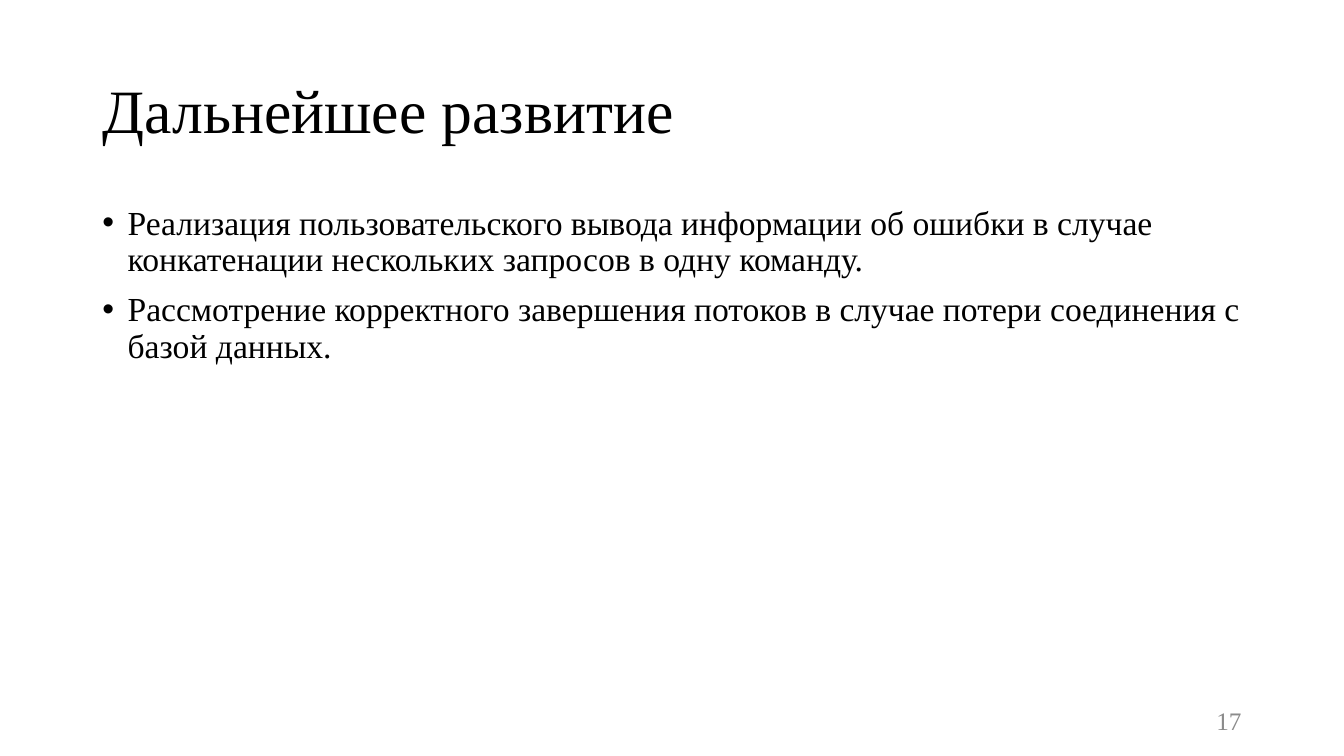
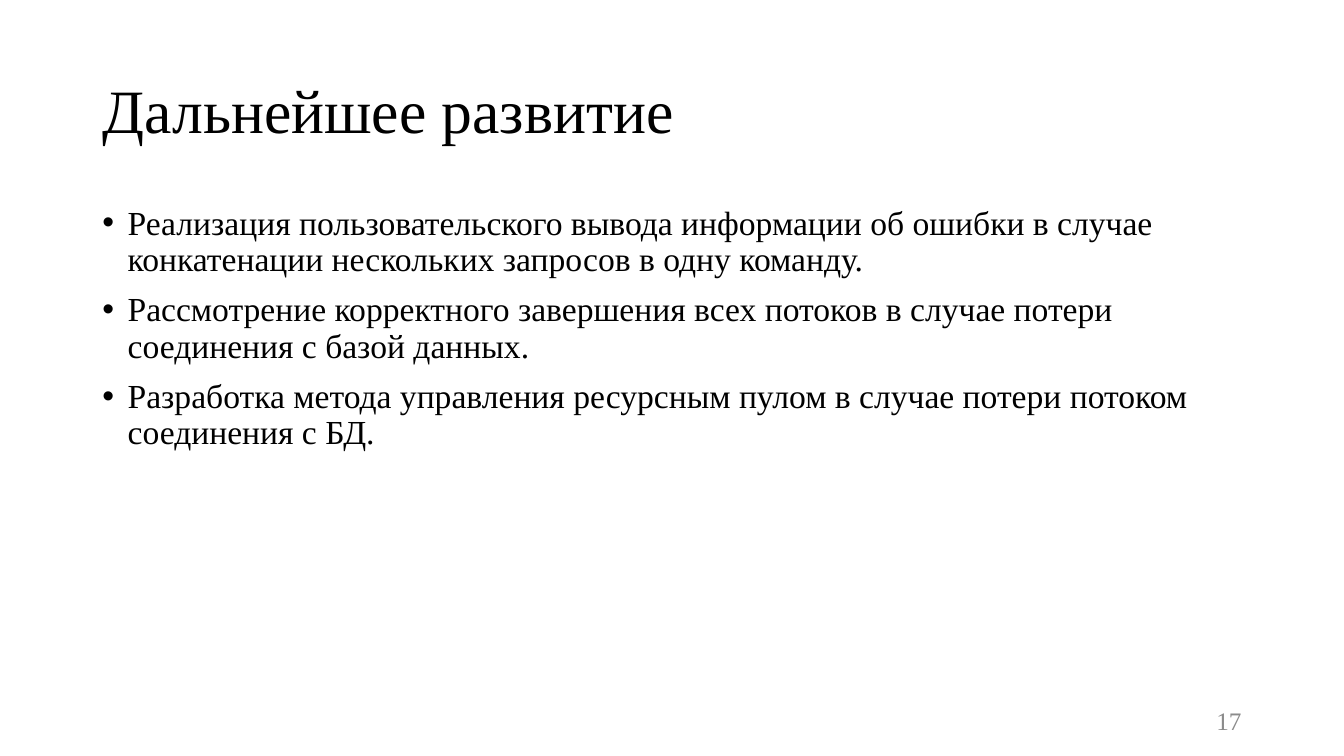
Before and after one commit to platosha-git/Diplom-theory, a slide deck: slide 17 of Презентация.pptx. Drawn at 1344x756 pixels with LibreOffice and Linux fonts; fonts in the diff are those of the drawing. Boxes give left, top, right and bottom in pixels: in the first picture for what was removed or moved away, otherwise in the second. Text is boxed around its words. In the diff, an @@ line names an element or a change of style, - is before the commit and + after.

```diff
--- a/Презентация.pptx
+++ b/Презентация.pptx
@@ text at (x1=128, y1=299, x2=1187, y2=451): text changed @@
-• Рассмотрение корректного завершения потоков в случае потери соединения с базой данных.
+• Рассмотрение корректного завершения всех потоков в случае потери соединения с базой данных.
+• Разработка метода управления ресурсным пулом в случае потери потоком соединения с БД.
```
Also in this commit, not shown: 2 other files.
